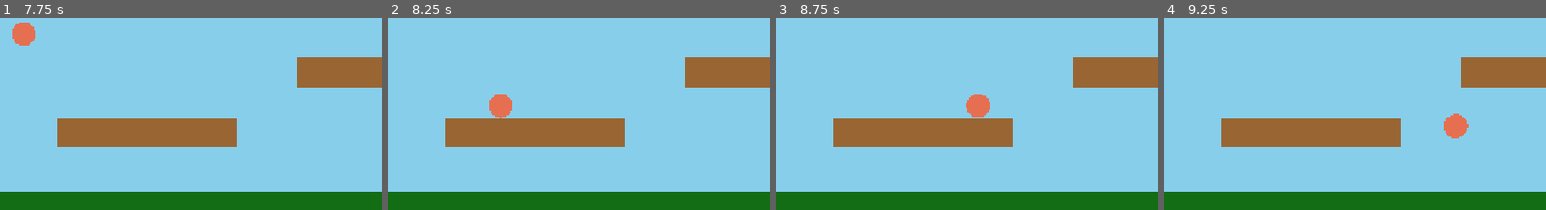
Above: before the commit, frames 1-4 (left to right).
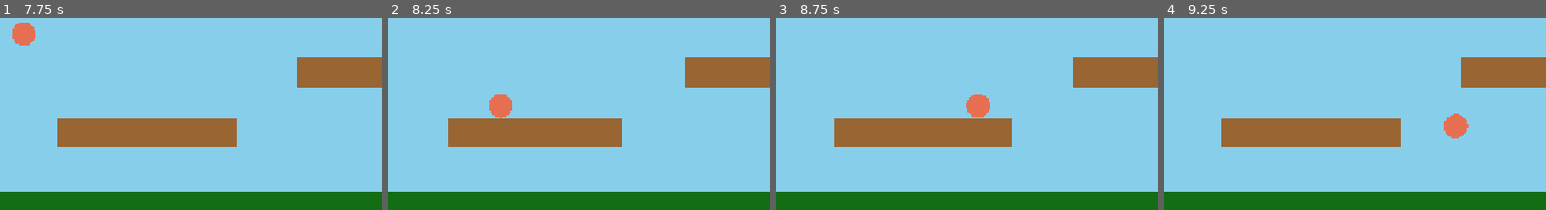
Above: after the commit, the same moments.

Repository: tjrink/WindPrototype
Game: Godot game, scene res://main_scene.tscn
Same seed, same stepped clock (60 frames per second), same inputs: the game is played once before the commit and once after it.
Inputs:
- Up to frame 1 (7.75 s): tap Enter (ui_accept) at 0.5, 0.77, 1.52, 3.02, 3.77, 4.52, 6.02, 6.77, 7.52 s; hold Right (ui_right) 0.53-2.03 s; hold Left (ui_left) 2.03-2.78 s; hold Right (ui_right) 2.78-4.28 s; hold Left (ui_left) 4.28-5.03 s; hold Right (ui_right) 5.03-5.78 s; hold Left (ui_left) 5.78-7.28 s; hold Right (ui_right) from 7.28 s (still down)
- Up to frame 2 (8.25 s): keep holding Right (ui_right)
- Up to frame 3 (8.75 s): keep holding Right (ui_right)
- Up to frame 4 (9.25 s): keep holding Right (ui_right); tap Enter (ui_accept) at 9.02 s
The pictures show only the part of the screen within x 31-81%, y 45-95%; the shares and areas given below are measured in that part.

Frame 1 is identical in both runs. In frame 2, 0.2% of the frame differs, in the area x 15-62%, y 52-68%; in frame 3, less than 0.1%; in frame 4, less than 0.1%.

Commit message:
Platforms now grow and shrink based on player location. Player can fall through if small enough.

Diff:
--- a/platform.gd
+++ b/platform.gd
@@ -6,40 +6,114 @@
 @export var max_travel: float = 0.0
 @export var cycle_speed: float = 1.0
 
+# Platform sizing/resizing properties
+var shrink_rate = 50.0 # Units per second to shrink
+var growth_rate = 10.0  # Units per second to grow
+const FALL_THRESHOLD: float = 3.0 #platform width at which the player will fall through
+
+var min_width = 1.0
+var max_width: float   # This will store the initial platform_width as the maximum size
+
+
+var player_is_on: bool = false #Tracks whether the player object is on the platform
+
+# References to shape resources
+var platform_shape: RectangleShape2D
+var area_shape: RectangleShape2D
+
 func _ready() -> void:
-	setup_initial_size()
+	# Set the maximum size based on the initial width set by the spawner
+	max_width = platform_width
+	_setup_initial_shapes()
 
-func setup_initial_size():
+
+# Creates the necessary shapes with initial values
+func _setup_initial_shapes():
 	# Get references to child nodes
-	var rect = $PlatformRect
 	var collision = $PlatformCollision
+	var area_collision = $PlatformArea/AreaCollision
 
-	# IMPORTANT: RectangleShape2D uses its size as the FULL width/height
-	# NOT half-extents like some other engines
-
-	# Set the collision shape size first
-	var shape = collision.shape as RectangleShape2D
-	if shape == null:
-		push_error("Platform collision shape is not a RectangleShape2D!")
-		return
-	shape.size = Vector2(platform_width, platform_height)
-
-	# CollisionShape2D with RectangleShape2D is centered at (0,0) by default
-	# So we position the CollisionShape2D node at the platform's center
+	# StaticBody2D collision shape
+	platform_shape = RectangleShape2D.new()
+	collision.shape = platform_shape
 	collision.position = Vector2(0, 0)
 
-	# Now set up the visual to match
-	# ColorRect uses top-left positioning, so offset it to center it
-	rect.size = Vector2(platform_width, platform_height)
-	rect.position = Vector2(-platform_width / 2, -platform_height / 2)
+	# Area2D collision shape
+	area_shape = RectangleShape2D.new()
+	area_collision.shape = area_shape
+	area_collision.position = Vector2(0, 0)
 
-	# Set a visible color (brown/tan for platforms)
+	# Set a visible color
+	#Brown is used as a placeholder
+	#TODO: This color should be configurable in the platform data const in platform_spawner
+	var rect = $PlatformRect
 	rect.color = Color(0.6, 0.4, 0.2, 1.0)
 
-
-func _on_area_2d_body_entered(body: Node2D) -> void:
-	print("Player on")
+	# Apply the initial width to all parts
+	_update_platform_size()
 
 
-func _on_area_2d_body_exited(body: Node2D) -> void:
-	print("Body off") # Replace with function body.
+# Updats size and location of all nodes in accordance with changing platform size
+func _update_platform_size():
+	#Width is clamped between boundary values to keep it from getting too large or small
+	platform_width = clamp(platform_width, min_width, max_width)
+
+	#Update the shape size
+	platform_shape.size.x = platform_width
+	platform_shape.size.y = platform_height
+
+	# Area Collision size is set
+	# Set slightly larger than the area shape to ensure collisions are detected
+	area_shape.size.x = platform_width + 0.1
+	area_shape.size.y = platform_height + 0.1
+
+	#Updates the PlatformRect (visual) size
+	var rect = $PlatformRect
+	rect.size = Vector2(platform_width, platform_height)
+
+	# Update position to keep the platform visually centered around (0,0)
+	rect.position.x = -platform_width / 2
+	rect.position.y = -platform_height / 2
+
+
+#Shrinks the platform whenever the player is on a platform
+func shrink_platform(delta: float):
+	if platform_width > min_width:
+		# Decrease width, of the platform
+		platform_width -= shrink_rate * delta
+
+		#Sets a minimum size where the player can stand on the platform to prevent camping in the center
+		#If the platform size falls under, collision logic is disabled until it is larger again
+		if platform_width < FALL_THRESHOLD:
+			collision_layer = 0
+			collision_mask = 0
+		else:
+			collision_layer = 1
+			collision_mask = 1
+
+		_update_platform_size()
+
+#Grows the platform size when player is not on object
+func grow_platform(delta: float):
+	if platform_width < max_width:
+		platform_width += growth_rate * delta
+		_update_platform_size()
+
+
+func _process(delta: float):
+	#Shrinks the platform when the player is on it, grows it when player is off
+	if player_is_on:
+		shrink_platform(delta)
+	else:
+		grow_platform(delta)
+
+
+#Sets the player_is_on to true when player entersc
+func _on_platform_area_body_entered(body: Node2D) -> void:
+	if body.is_in_group("player"):
+		player_is_on = true
+
+#Sets the player_in_on to false when player exits
+func _on_platform_area_body_exited(body: Node2D) -> void:
+	if body.is_in_group("player"):
+		player_is_on = false
--- a/platform.tscn
+++ b/platform.tscn
@@ -16,15 +16,13 @@
 offset_bottom = 40.0
 
 [node name="PlatformCollision" type="CollisionShape2D" parent="."]
-position = Vector2(20, 20)
 shape = SubResource("RectangleShape2D_mi635")
 
-[node name="Area2D" type="Area2D" parent="PlatformCollision"]
-position = Vector2(-69, 11)
+[node name="PlatformArea" type="Area2D" parent="."]
 
-[node name="CollisionShape2D" type="CollisionShape2D" parent="PlatformCollision/Area2D"]
-position = Vector2(69, -11)
+[node name="AreaCollision" type="CollisionShape2D" parent="PlatformArea"]
 shape = SubResource("RectangleShape2D_s8bxr")
+debug_color = Color(0.80479753, 0.3022646, 0.7281198, 0.41960785)
 
-[connection signal="body_entered" from="PlatformCollision/Area2D" to="." method="_on_area_2d_body_entered"]
-[connection signal="body_exited" from="PlatformCollision/Area2D" to="." method="_on_area_2d_body_exited"]
+[connection signal="body_entered" from="PlatformArea" to="." method="_on_platform_area_body_entered"]
+[connection signal="body_exited" from="PlatformArea" to="." method="_on_platform_area_body_exited"]
